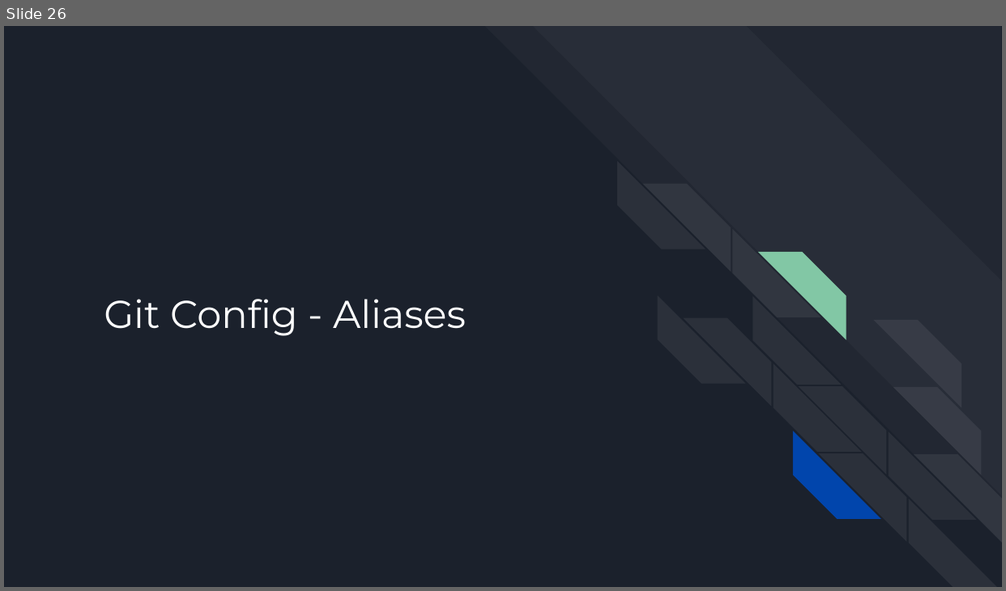
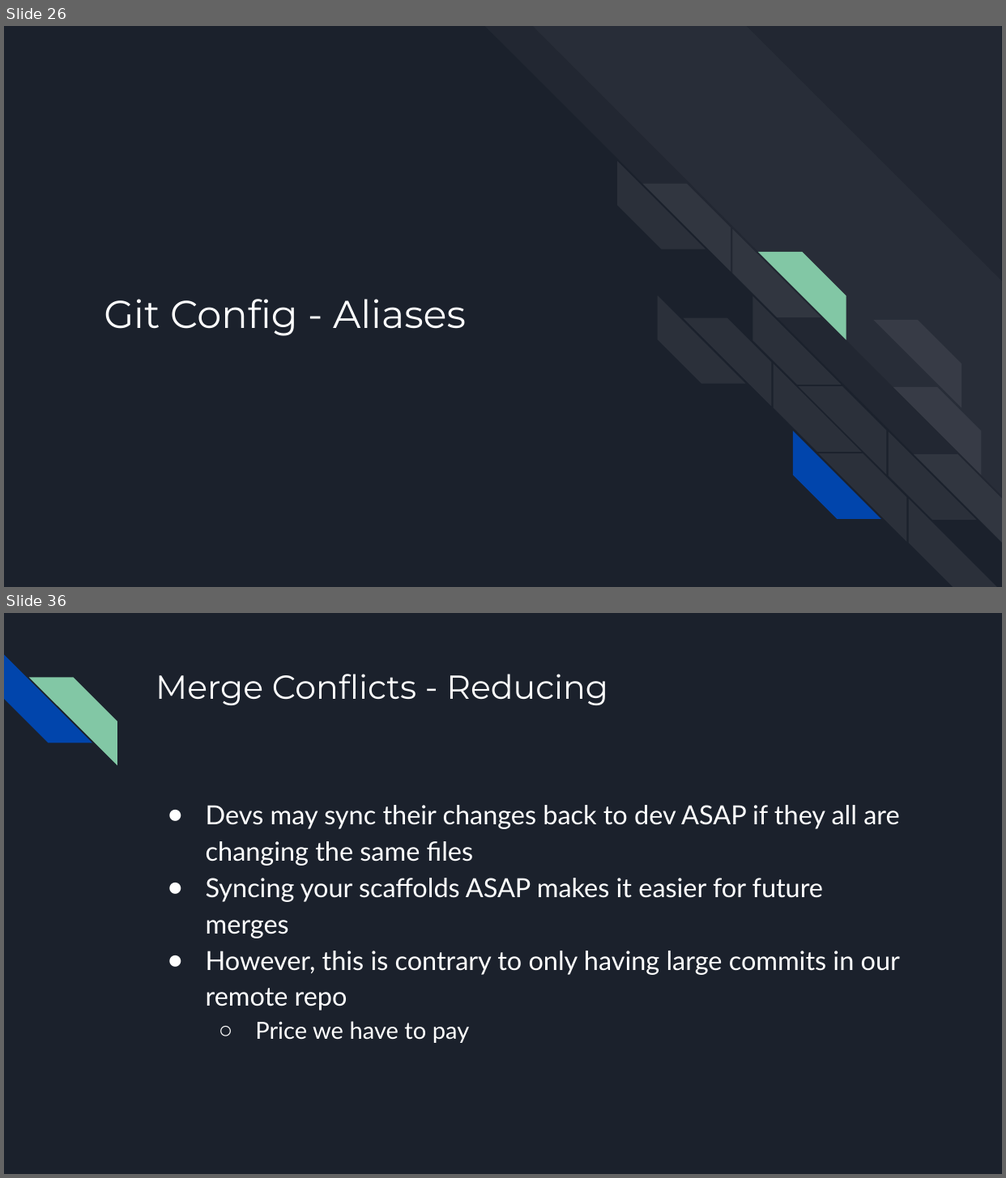
Before and after one commit to batibot323/git-workshop, a slide deck: Git Workshop.pptx. Shown one above the other, each under a label of ours: slide 26 before the commit, slides 26 and 36 after it; the slides between them are not shown. The pictures are 1006x591 and 1006x1178 pixels, drawn with LibreOffice and Linux fonts; fonts in the diff are those of the drawing. Boxes give left, top, right and bottom in pixels: in the first picture for what was removed or moved away, otherwise in the second. Text is boxed around its words. In the diff, an @@ line names an element or a change of style, - is before the commit and + after.

```diff
--- a/Git Workshop.pptx
+++ b/Git Workshop.pptx
@@ slide 36 added at (4,613,1002,1174), background #1B212C @@
@@ diag stripe added at (4,655,91,743), fill #0145AC @@
@@ diag stripe added at (29,677,117,764), fill #82C7A5 @@
@@ title added at (155,674,608,705), 24 pt, text #FFFFFF @@
+Merge Conflicts - Reducing
@@ text added at (206,805,900,1043), 19 pt, text #FFFFFF @@
+● Devs may sync their changes back to dev ASAP if they all are changing the same files
+● Syncing your scaffolds ASAP makes it easier for future merges
+● However, this is contrary to only having large commits in our remote repo
+  ○ Price we have to pay
```
Also in this commit, not shown: 16 other slides added, 2 slides removed.
